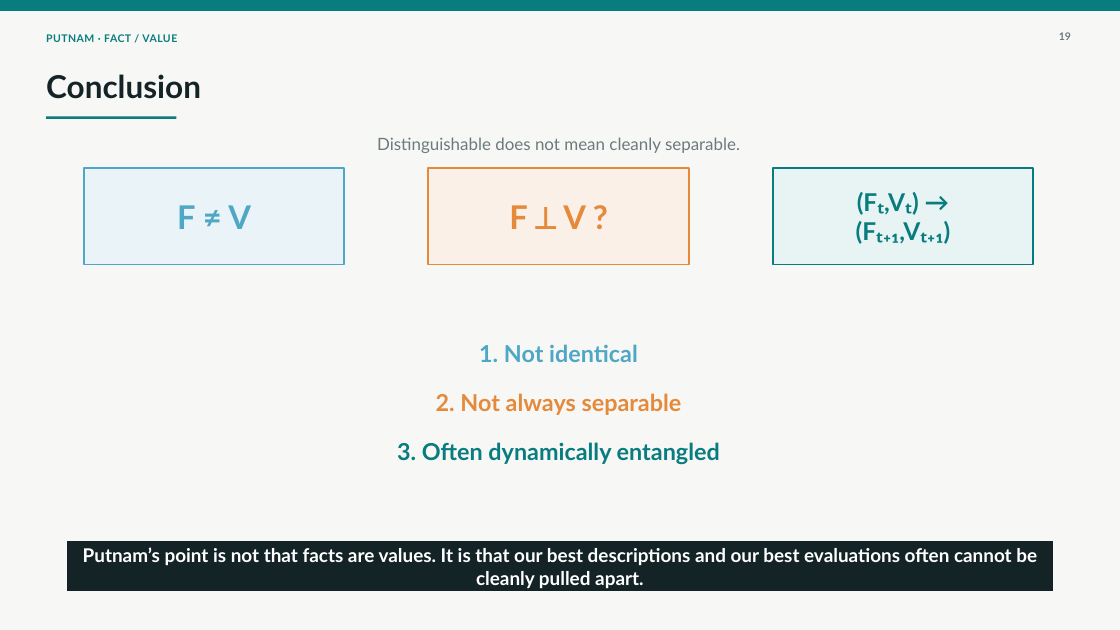
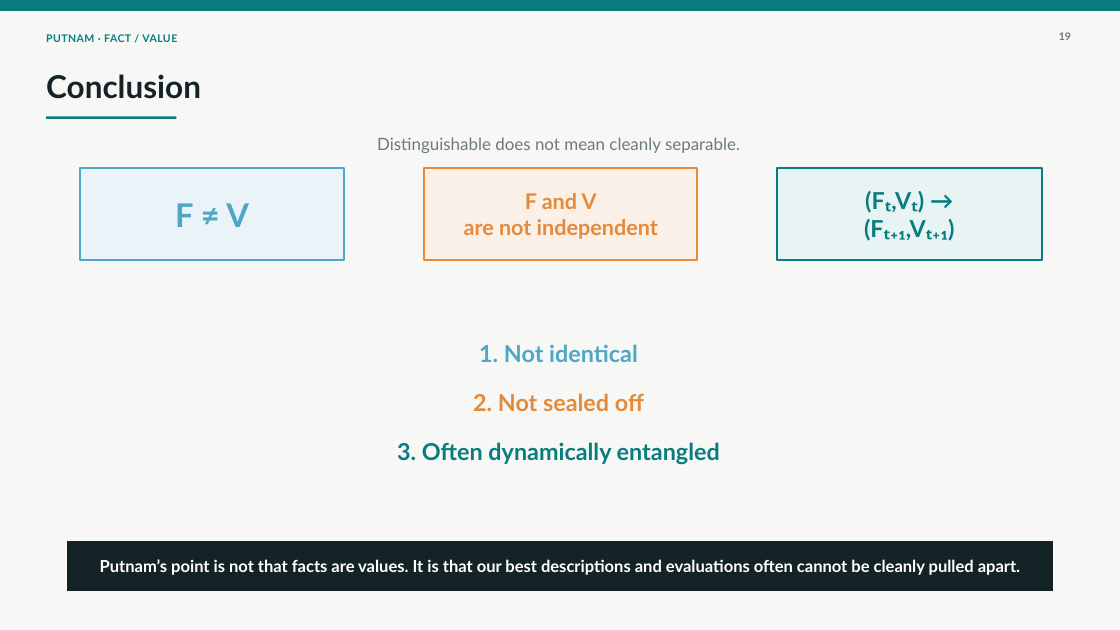
Before and after one commit to deepelegant99/fact-value-pdf, a slide deck: slide 19 of Presentation/Putnam_Fact_Value_Entanglement_YouTube_Deck.pptx. Drawn at 1120x630 pixels with LibreOffice and Linux fonts; fonts in the diff are those of the drawing. Boxes give left, top, right and bottom in pixels: in the first picture for what was removed or moved away, otherwise in the second. Text is boxed around its words. In the diff, an @@ line names an element or a change of style, - is before the commit and + after.

```diff
--- a/Presentation/Putnam_Fact_Value_Entanglement_YouTube_Deck.pptx
+++ b/Presentation/Putnam_Fact_Value_Entanglement_YouTube_Deck.pptx
@@ rectangle "F ≠ V" resized from (x1=84, y1=168, x2=344, y2=265) to (x1=80, y1=168, x2=344, y2=260) @@
@@ rectangle "F and V" resized from (x1=429, y1=168, x2=689, y2=265) to (x1=424, y1=168, x2=697, y2=260) @@
@@ rectangle "(Fₜ,Vₜ) →" resized from (x1=773, y1=168, x2=1033, y2=265) to (x1=777, y1=168, x2=1042, y2=260) @@
@@ rectangle "(Fₜ,Vₜ) →" at (x1=777, y1=168, x2=1042, y2=260): size 21 to 20 pt @@
@@ text in rectangle at (x1=464, y1=193, x2=658, y2=239): text changed; size 28 to 18.5 pt @@
-F ⟂ V ?
+F and V
+are not independent
@@ text at (x1=473, y1=393, x2=644, y2=411): text changed @@
-2. Not always separable
+2. Not sealed off
@@ text in rectangle at (x1=100, y1=559, x2=1020, y2=575): text changed; size 16.2 to 14.2 pt @@
-Putnam’s point is not that facts are values. It is that our best descriptions and our best evaluations often cannot be cleanly pulled apart.
+Putnam’s point is not that facts are values. It is that our best descriptions and evaluations often cannot be cleanly pulled apart.
```
Also in this commit, not shown: 18 other slides changed, 1 other file.
